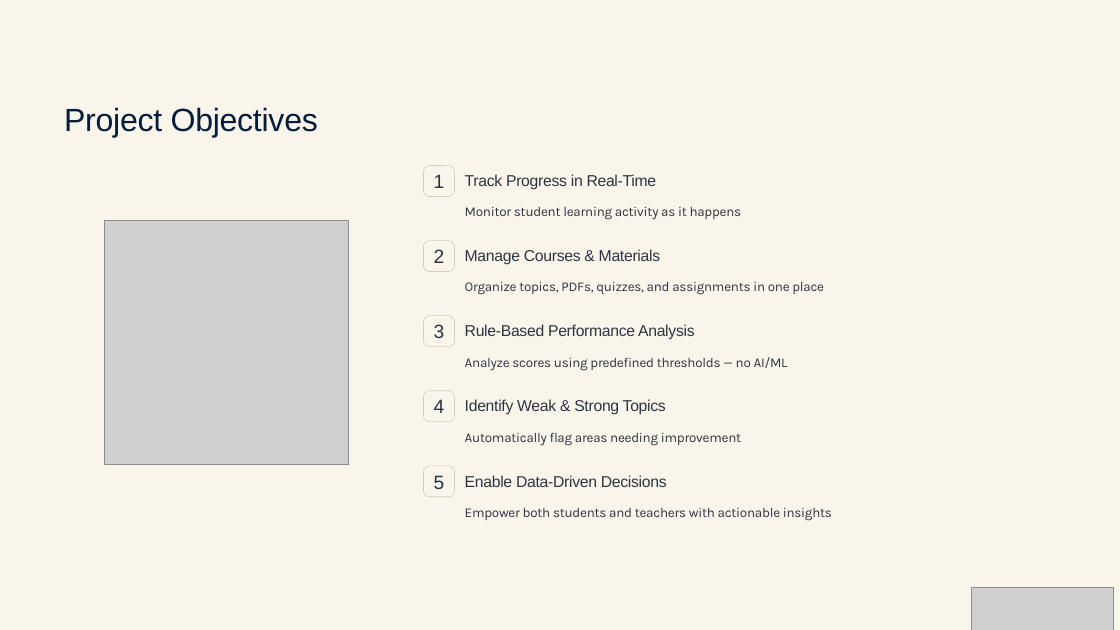
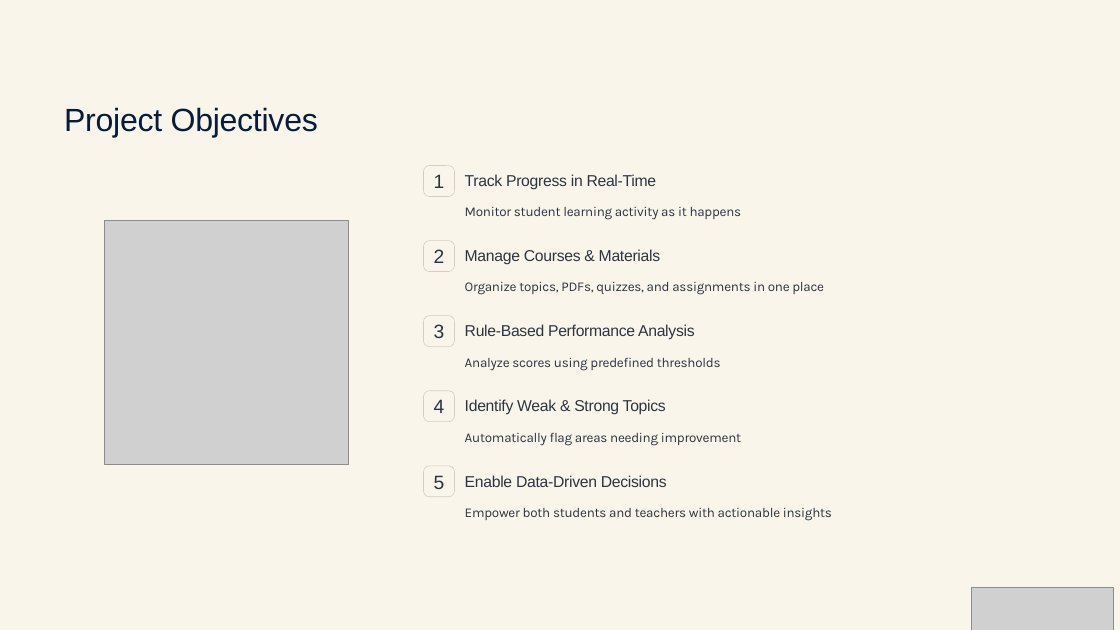
Before and after one commit to krish09112006/Learning-Analysis-Platform, a slide deck: slide 5 of Learning-Analytics-Platform.pptx. Drawn at 1120x630 pixels with LibreOffice and Linux fonts; fonts in the diff are those of the drawing; grey boxes stand for pictures; background and template pictures are left out. Boxes give left, top, right and bottom in pixels: in the first picture for what was removed or moved away, otherwise in the second. Text is boxed around its words. In the diff, an @@ line names an element or a change of style, - is before the commit and + after.

```diff
--- a/Learning-Analytics-Platform.pptx
+++ b/Learning-Analytics-Platform.pptx
@@ text at (x1=465, y1=358, x2=721, y2=370): text changed @@
-Analyze scores using predefined thresholds — no AI/ML
+Analyze scores using predefined thresholds
```
Also in this commit, not shown: 2 other slides changed, 38 other files.
